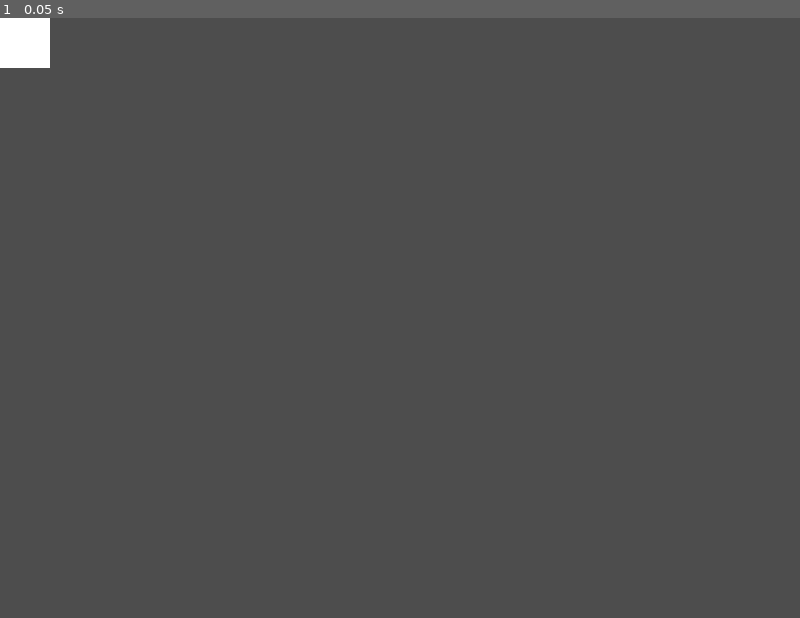
Above: before the commit, frame 1.
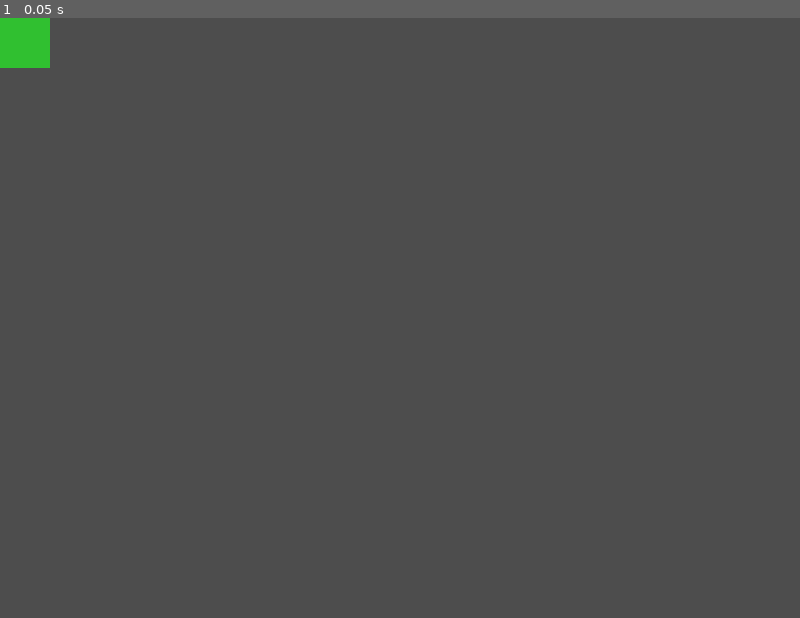
Above: after the commit, the same moment.

Repository: DMAlexander/space-ace
Game: Godot game, scene res://scenes/game_ui/game_ui.tscn
Same seed, same stepped clock (60 frames per second), same inputs: the game is played once before the commit and once after it. This scene is started directly instead of the project's main scene.
Inputs:
- Up to frame 1 (0.05 s): no input

The runs differ from the first frame. In frame 1, 0.5% of the frame differs, in the area x 0-7%, y 0-9%.

Commit message:
Health Bar

Diff:
--- a/spaceace/project.godot
+++ b/spaceace/project.godot
@@ -66,6 +66,11 @@
 "events": [Object(InputEventKey,"resource_local_to_scene":false,"resource_name":"","device":-1,"window_id":0,"alt_press …(192 unchanged characters)…
 ]
 }
+explode={
+"deadzone": 0.5,
+"events": [Object(InputEventKey,"resource_local_to_scene":false,"resource_name":"","device":-1,"window_id":0,"alt_pressed":false,"shift_pressed":false,"ctrl_pressed":false,"meta_pressed":false,"pressed":false,"keycode":0,"physical_keycode":69,"key_label":0,"unicode":101,"location":0,"echo":false,"script":null)
+]
+}
 
 [layer_names]
 
--- a/spaceace/scenes/enemies/enemy_bio.tscn
+++ b/spaceace/scenes/enemies/enemy_bio.tscn
@@ -1,10 +1,11 @@
-[gd_scene load_steps=24 format=3 uid="uid://35hd7vh0nheh"]
+[gd_scene load_steps=25 format=3 uid="uid://35hd7vh0nheh"]
 
 [ext_resource type="PackedScene" uid="uid://d4aa5oqh4s51u" path="res://scenes/enemies/enemy_base.tscn" id="1_f6iq5"]
 [ext_resource type="Texture2D" uid="uid://crt5wwsulev02" path="res://assets/ships/biomech_1.png" id="2_nhi0j"]
 [ext_resource type="Texture2D" uid="uid://bag1np6iwbubt" path="res://assets/ships/biomech_2.png" id="3_vb3a1"]
 [ext_resource type="Texture2D" uid="uid://cnb6cfm3qqb00" path="res://assets/ships/biomech_3.png" id="4_doorv"]
 [ext_resource type="Texture2D" uid="uid://d3aw02dhlq8wr" path="res://assets/ships/biomech_4.png" id="5_d1g22"]
+[ext_resource type="PackedScene" uid="uid://di2dosybxngl0" path="res://scenes/health_bar/health_bar.tscn" id="6_1bosr"]
 
 [sub_resource type="AtlasTexture" id="AtlasTexture_trpca"]
 atlas = ExtResource("2_nhi0j")
@@ -156,4 +157,10 @@
 [node name="CollisionShape2D" parent="HitBox" index="0"]
 shape = SubResource("CapsuleShape2D_4qc7o")
 
+[node name="HealthBar" parent="." index="5" instance=ExtResource("6_1bosr")]
+offset_left = -17.0
+offset_top = -30.0
+offset_right = 17.0
+offset_bottom = -28.0
+
 [editable path="HitBox"]
--- a/spaceace/scenes/enemies/enemy_bomber.tscn
+++ b/spaceace/scenes/enemies/enemy_bomber.tscn
@@ -1,9 +1,10 @@
-[gd_scene load_steps=19 format=3 uid="uid://deufmy0xq5xbf"]
+[gd_scene load_steps=20 format=3 uid="uid://deufmy0xq5xbf"]
 
 [ext_resource type="PackedScene" uid="uid://d4aa5oqh4s51u" path="res://scenes/enemies/enemy_base.tscn" id="1_ddjvv"]
 [ext_resource type="Texture2D" uid="uid://7t83nchu8rcy" path="res://assets/ships/bomber_1.png" id="2_pl7rn"]
 [ext_resource type="Texture2D" uid="uid://etytt0w0xgal" path="res://assets/ships/bomber_2.png" id="3_76gdg"]
 [ext_resource type="Texture2D" uid="uid://dio64a7n5kgay" path="res://assets/ships/bomber_3.png" id="4_r0wj8"]
+[ext_resource type="PackedScene" uid="uid://di2dosybxngl0" path="res://scenes/health_bar/health_bar.tscn" id="5_rtipg"]
 
 [sub_resource type="AtlasTexture" id="AtlasTexture_uyvae"]
 atlas = ExtResource("2_pl7rn")
@@ -119,4 +120,10 @@
 [node name="CollisionShape2D" parent="HitBox" index="0"]
 shape = SubResource("CapsuleShape2D_0uyk0")
 
+[node name="HealthBar" parent="." index="5" instance=ExtResource("5_rtipg")]
+offset_left = -17.0
+offset_top = -36.0
+offset_right = 17.0
+offset_bottom = -34.0
+
 [editable path="HitBox"]
--- a/spaceace/scenes/enemies/enemy_zipper.tscn
+++ b/spaceace/scenes/enemies/enemy_zipper.tscn
@@ -1,9 +1,10 @@
-[gd_scene load_steps=19 format=3 uid="uid://b2owp5xtee7qf"]
+[gd_scene load_steps=20 format=3 uid="uid://b2owp5xtee7qf"]
 
 [ext_resource type="PackedScene" uid="uid://d4aa5oqh4s51u" path="res://scenes/enemies/enemy_base.tscn" id="1_t73yt"]
 [ext_resource type="Texture2D" uid="uid://dtfbnbq08gvk1" path="res://assets/ships/zipper_1.png" id="2_vb4yq"]
 [ext_resource type="Texture2D" uid="uid://d11x1vbs3ntry" path="res://assets/ships/zipper_2.png" id="3_mchk3"]
 [ext_resource type="Texture2D" uid="uid://uoij8ibmd7xn" path="res://assets/ships/zipper_3.png" id="4_r6mx0"]
+[ext_resource type="PackedScene" uid="uid://di2dosybxngl0" path="res://scenes/health_bar/health_bar.tscn" id="5_n27et"]
 
 [sub_resource type="AtlasTexture" id="AtlasTexture_670d2"]
 atlas = ExtResource("2_vb4yq")
@@ -122,4 +123,10 @@
 rotation = -1.5708
 shape = SubResource("CapsuleShape2D_7ifp4")
 
+[node name="HealthBar" parent="." index="5" instance=ExtResource("5_n27et")]
+offset_left = -17.0
+offset_top = -21.0
+offset_right = 17.0
+offset_bottom = -19.0
+
 [editable path="HitBox"]
--- a/spaceace/scenes/health_bar/health_bar.tscn
+++ b/spaceace/scenes/health_bar/health_bar.tscn
@@ -1,6 +1,18 @@
-[gd_scene load_steps=2 format=3 uid="uid://di2dosybxngl0"]
+[gd_scene load_steps=4 format=3 uid="uid://di2dosybxngl0"]
 
 [ext_resource type="Script" path="res://scenes/health_bar/health_bar.gd" id="1_03kpt"]
+[ext_resource type="Texture2D" uid="uid://xubqyber4xku" path="res://assets/ui/square_shadow.png" id="1_dvogc"]
+[ext_resource type="Texture2D" uid="uid://dt30x1m5husfl" path="res://assets/ui/progress_ph.png" id="2_pwjhl"]
 
 [node name="HealthBar" type="TextureProgressBar"]
+offset_right = 34.0
+offset_bottom = 2.0
+value = 50.0
+nine_patch_stretch = true
+stretch_margin_left = 6
+stretch_margin_top = 1
+stretch_margin_right = 6
+stretch_margin_bottom = 1
+texture_under = ExtResource("1_dvogc")
+texture_progress = ExtResource("2_pwjhl")
 script = ExtResource("1_03kpt")
